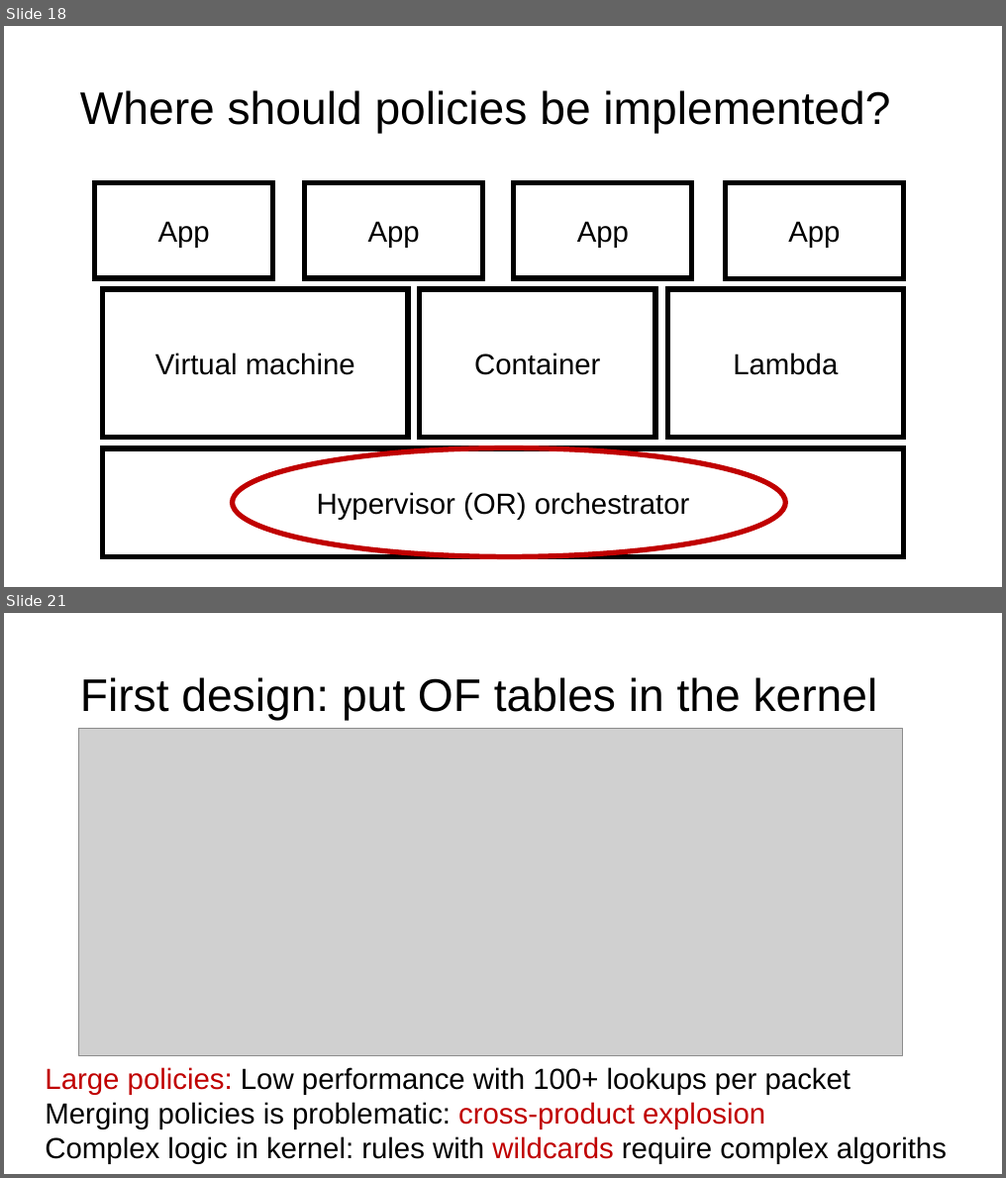
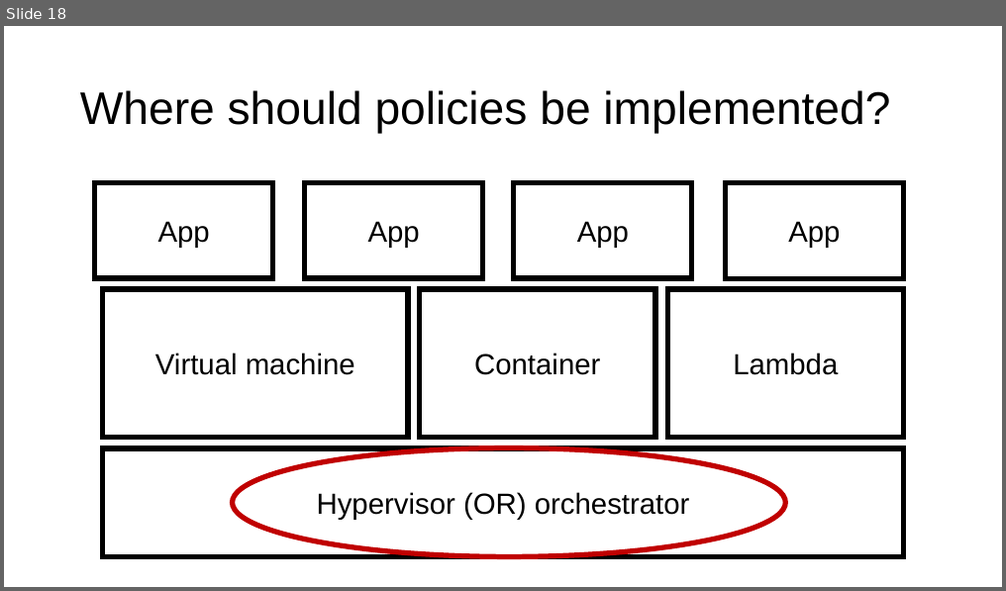
Before and after one commit to ngsrinivas/coursegen, a slide deck: ex/552-S24/staging/552-S24/lectures/11-network-software-data-plane.pptx. Shown one above the other, each under a label of ours: slides 18 and 21 before the commit, slide 18 after it; the slides between them are not shown. The pictures are 1006x1178 and 1006x591 pixels, drawn with LibreOffice and Linux fonts; fonts in the diff are those of the drawing; grey boxes stand for pictures. Boxes give left, top, right and bottom in pixels: in the first picture for what was removed or moved away, otherwise in the second. Text is boxed around its words. In the diff, an @@ line names an element or a change of style, - is before the commit and + after.

```diff
--- a/ex/552-S24/staging/552-S24/lectures/11-network-software-data-plane.pptx
+++ b/ex/552-S24/staging/552-S24/lectures/11-network-software-data-plane.pptx
@@ slide 21 removed at [4,613,1002,1174], background #FFFFFF @@
@@ title removed at [80,677,878,721] @@
-First design: put OF tables in the kernel
@@ picture removed at [79,728,902,1057] @@
@@ text removed at [45,1067,946,1164] @@
-Large policies: Low performance with 100+ lookups per packet
-Merging policies is problematic: cross-product explosion
-Complex logic in kernel: rules with wildcards require complex algoriths
```
Also in this commit, not shown: 7 other slides removed, 3 other files.
